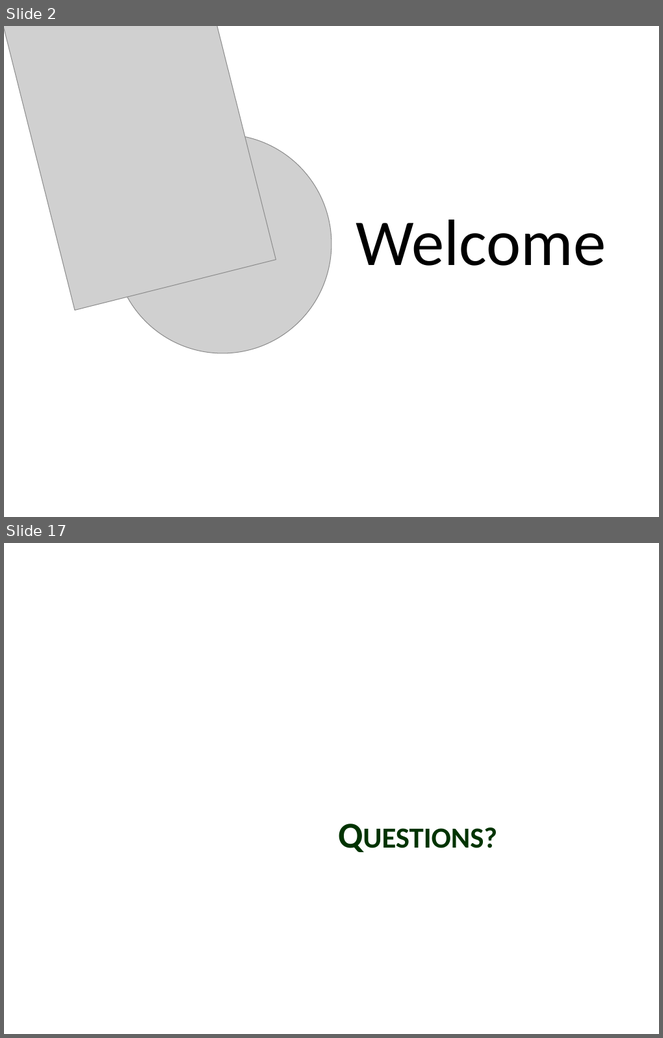
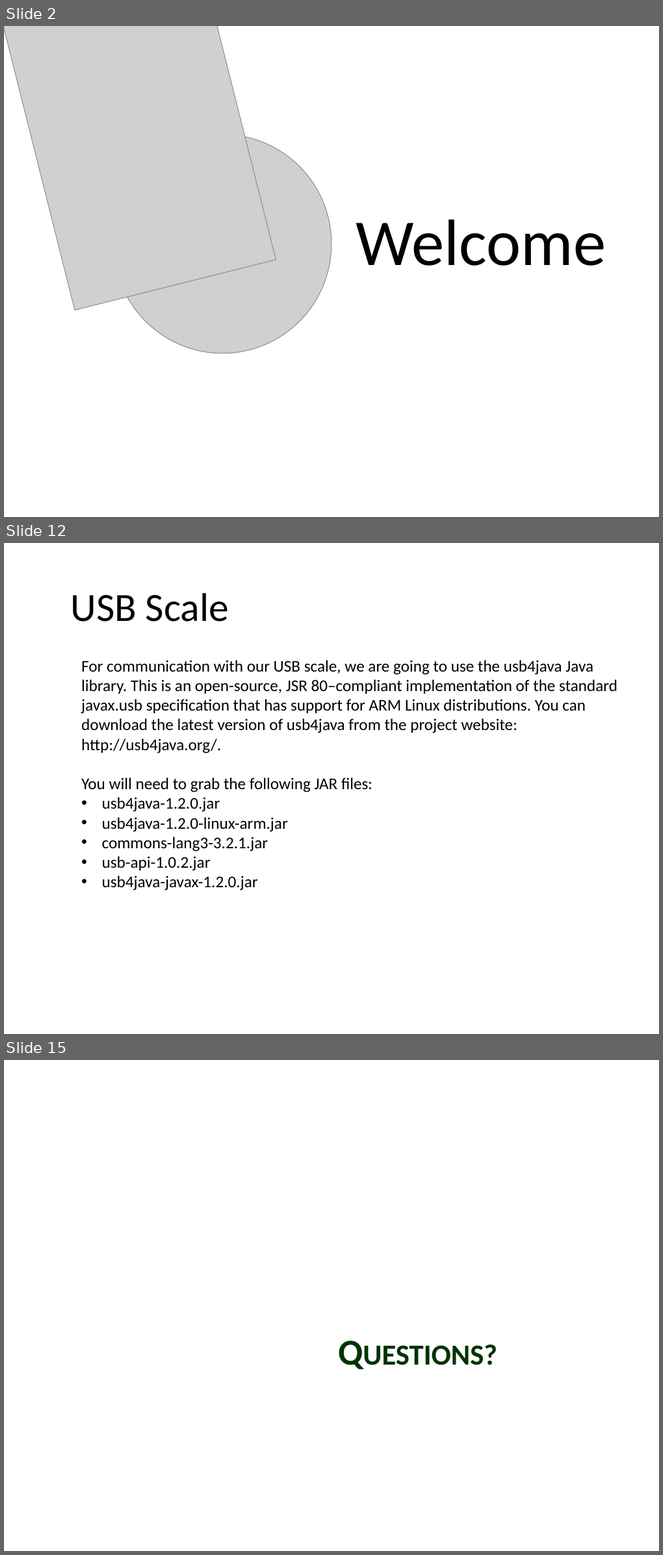
Before and after one commit to GaurG/IoT, a slide deck: IoT.pptx. Shown one above the other, each under a label of ours: slides 2 and 17 before the commit, slides 2, 12 and 15 after it; the slides between them are not shown. The pictures are 663x1038 and 663x1555 pixels, drawn with LibreOffice and Linux fonts; fonts in the diff are those of the drawing; grey boxes stand for pictures; background and template pictures are left out. Boxes give left, top, right and bottom in pixels: in the first picture for what was removed or moved away, otherwise in the second. Text is boxed around its words. In the diff, an @@ line names an element or a change of style, - is before the commit and + after.

```diff
--- a/IoT.pptx
+++ b/IoT.pptx
@@ slide 12 added at (4,543,659,1034), background picture (left out) @@
@@ title added at (71,593,229,622), 44 pt, text #000000 @@
+USB Scale
@@ text added at (81,660,618,891), 18 pt, text #000000 @@
+For communication with our USB scale, we are going to use the usb4java Java library. This is an open-source, JSR 80–compliant implementation of the standard javax.usb specification that has support for ARM Linux distributions. You can download the latest version of usb4java from the project website: http://usb4java.org/.
+You will need to grab the following JAR files:
+• usb4java-1.2.0.jar
+• usb4java-1.2.0-linux-arm.jar
+• commons-lang3-3.2.1.jar
+• usb-api-1.0.2.jar
+• usb4java-javax-1.2.0.jar
@@ what was slide 17 is now slide 15 @@
```
Also in this commit, not shown: 2 slides changed, 10 other slides added, 13 slides removed.
